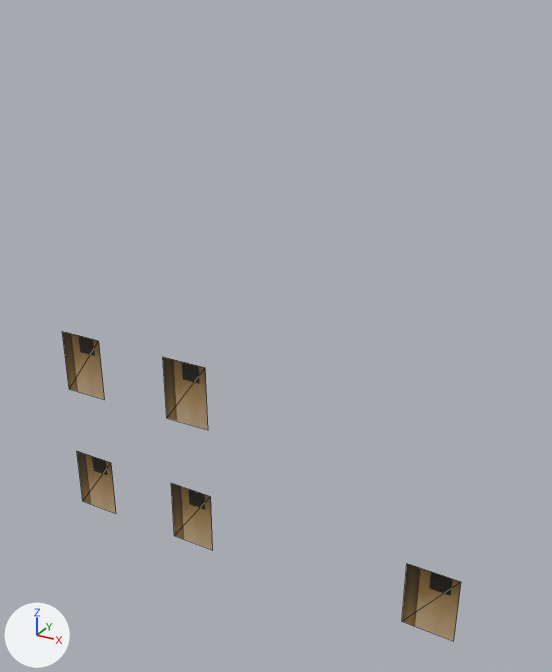
A saved change to the OBJ model resources/blender/zombie_street/Street_BlockL2_Lit.obj.
The view is the same before and after, from a 50 mm lens placed at (7.15, -11.36, 11.99), pointed at (0.59, 0.57, 6.03). Every picture has the same lights, and +X, +Y and +Z are marked at lower left. The older version comes first. Mesh edges are drawn as thin lines. Where no turn or scale is listed for an object, it has been applied to the vertices.

The first picture shows 'Street_BlockL2_Lit'.
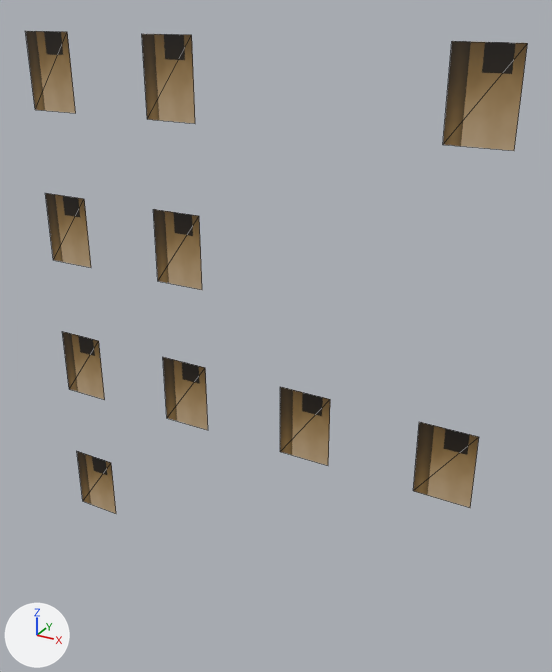
Location of each change, [x1, y1, x2, y2] in pixels of the pictures (552 x 672 px; the box of a moved part takes in the faces that stretch with it):
'Street_BlockL2_Lit', reshaped (26% wider, 56% taller): before [62, 331, 461, 641]; after [25, 31, 527, 514]
part 1 of me_street_blockl2_lit, moved or reshaped: before [171, 483, 213, 550]; after [45, 193, 91, 268]
part 2 of me_street_blockl2_lit, moved or reshaped: before [402, 564, 461, 641]; after [25, 31, 76, 113]
part 3 of me_street_blockl2_lit, added (brown): after [153, 209, 202, 290]
part 4 of me_street_blockl2_lit, added (brown): after [142, 34, 195, 123]
part 5 of me_street_blockl2_lit, added (brown): after [280, 387, 330, 466]
part 6 of me_street_blockl2_lit, added (brown): after [413, 422, 479, 508]
part 7 of me_street_blockl2_lit, added (brown): after [443, 41, 527, 151]

The change, as a list of edits to the scene's bpy script:
```text
Change me_street_blockl2_lit:
    used by ob_street_blockl2_lit; location = (0.0, 0.0, 0.0)
    remove me_street_blockl2_lit.from_pydata(...)  # 20 vertices, 10 faces; spans x -4.74..4.74, y 0.23, z 0.53..5.15
    add me_street_blockl2_lit.from_pydata(...)  # 40 vertices, 20 faces; spans x -4.74..4.74, y 0.23, z 0.53..11.45
    me_street_blockl2_lit part 1: the loose piece of 4 vertices spanning x -1.93..-0.87, y 0.23, z 0.53..2.0 is moved by (-2.8, 0.0, 6.3)
    me_street_blockl2_lit part 2: the loose piece of 4 vertices spanning x 3.66..4.74, y 0.23, z 0.53..2.0 is moved by (-8.4, 0.0, 9.45)
    me_street_blockl2_lit part 3: the loose piece of 4 vertices spanning x -1.93..-0.87, y 0.23, z 3.68..5.15 is copied, and the copy is moved by (0.0, 0.0, 3.15); it spans x -1.93..-0.87, y 0.23, z 6.83..8.3
    me_street_blockl2_lit part 4: the loose piece of 4 vertices spanning x -1.93..-0.87, y 0.23, z 3.68..5.15 is copied, and the copy is moved by (0.0, 0.0, 6.3); it spans x -1.93..-0.87, y 0.23, z 9.98..11.45
    me_street_blockl2_lit part 5: the loose piece of 4 vertices spanning x -1.93..-0.87, y 0.23, z 3.68..5.15 is copied, and the copy is moved by (2.8, 0.0, 0.0); it spans x 0.87..1.93, y 0.23, z 3.68..5.15
    me_street_blockl2_lit part 6: the loose piece of 4 vertices spanning x 3.66..4.74, y 0.23, z 0.53..2.0 is copied, and the copy is moved by (0.0, 0.0, 3.15); it spans x 3.66..4.74, y 0.23, z 3.68..5.15
    me_street_blockl2_lit part 7: the loose piece of 4 vertices spanning x 3.66..4.74, y 0.23, z 0.53..2.0 is copied, and the copy is moved by (0.0, 0.0, 9.45); it spans x 3.66..4.74, y 0.23, z 9.98..11.45
```
